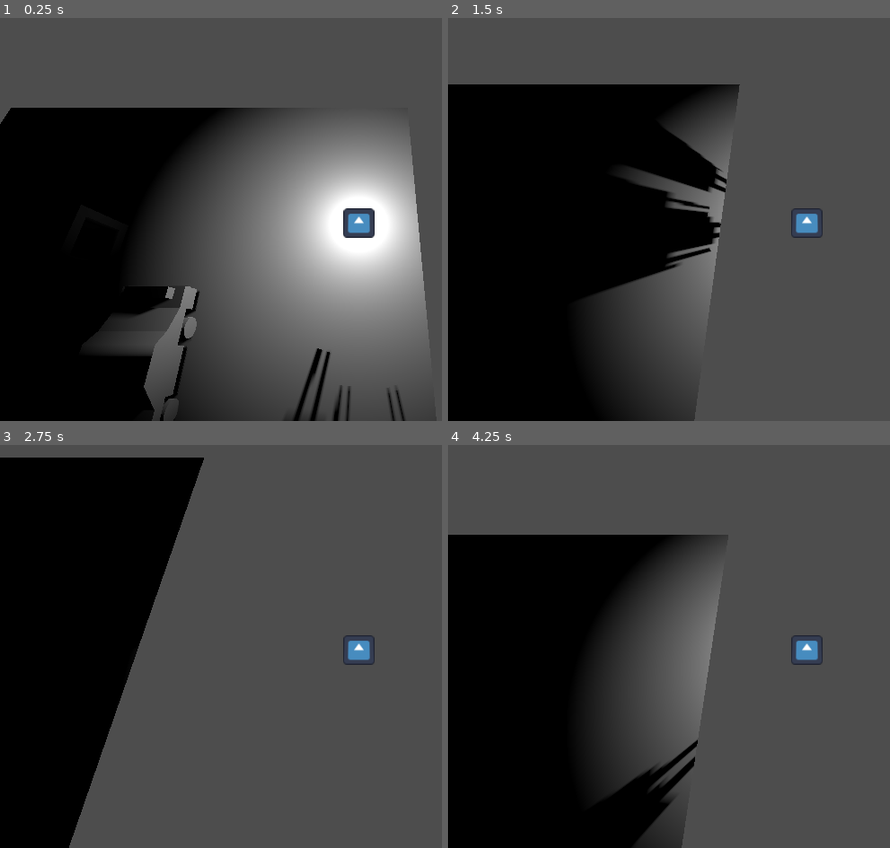
Above: before the commit, frames 1-4 (two rows, left to right).
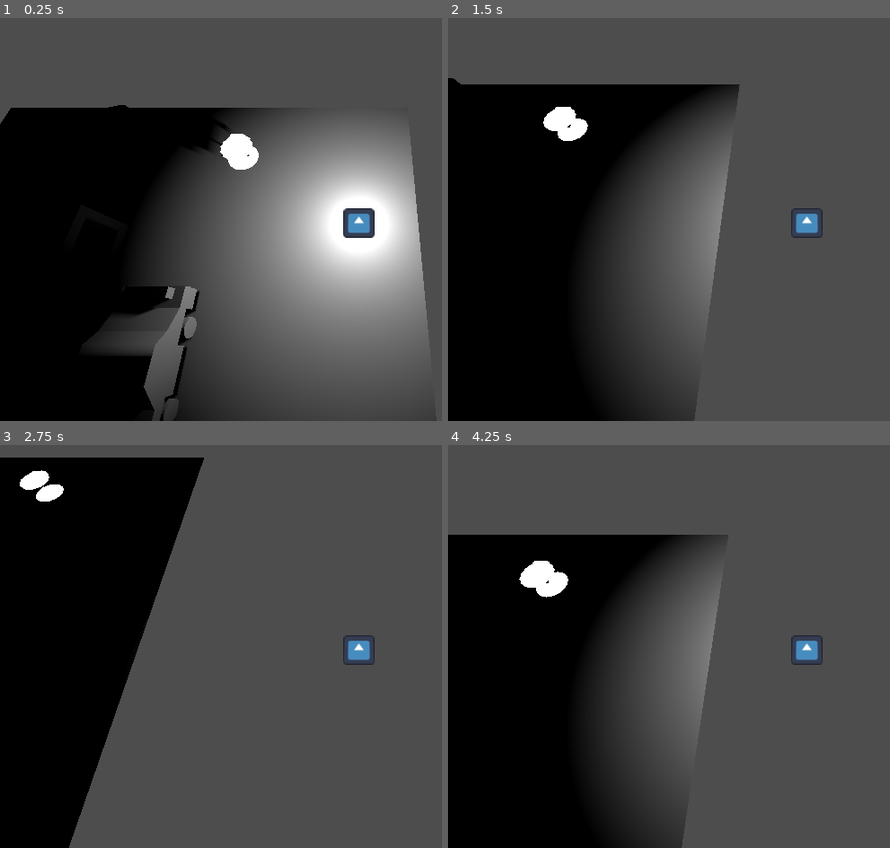
Above: after the commit, the same moments.

Repository: lekaii/Game-project-3
Game: Godot game, scene res://Mainscene.tscn
Same seed, same stepped clock (60 frames per second), same inputs: the game is played once before the commit and once after it. The engine's default icon, where the game draws it, is replaced by a stand-in: a white triangle on a blue panel in a dark square.
Inputs:
- Up to frame 1 (0.25 s): no input
- Up to frame 2 (1.5 s): hold D (move_right) 0.53-1.28 s; hold S (move_down) from 1.28 s (still down)
- Up to frame 3 (2.75 s): release S (move_down) at 2.03 s; hold D (move_right) from 2.03 s (still down)
- Up to frame 4 (4.25 s): release D (move_right) at 2.78 s; hold W (move_up) 2.78-3.53 s; hold A (move_left) from 3.53 s (still down)

The runs differ from the first frame. In frame 1, 1.4% of the frame differs, in the area x 24-92%, y 21-100%; in frame 2, 7.5%, in the area x 0-64%, y 14-69%; in frame 3, 0.4%; in frame 4, 2.4%.

Commit message:
Added a tree and table to main scene. Also push test.

Diff:
--- a/Mainscene.tscn
+++ b/Mainscene.tscn
@@ -7,6 +7,8 @@
 [ext_resource type="PackedScene" uid="uid://6crpla3gpec" path="res://Free 3D Modular Game Assets For Prototyping/Sample 3/Sample 3.fbx" id="5_7bgwg"]
 [ext_resource type="PackedScene" uid="uid://ber13no23304s" path="res://ghost.tscn" id="6_eacfm"]
 [ext_resource type="PackedScene" uid="uid://cg6r87uj1fr1q" path="res://drowned_man.tscn" id="7_asxeo"]
+[ext_resource type="PackedScene" uid="uid://sv4mn1xs3wsj" path="res://table.glb" id="8_0ih8o"]
+[ext_resource type="PackedScene" uid="uid://b6k0lspcg8whm" path="res://tree.glb" id="9_gkbv1"]
 
 [node name="Node3D" type="Node3D"]
 
@@ -39,21 +41,34 @@
 
 [node name="Ghost" parent="." instance=ExtResource("6_eacfm")]
 transform = Transform3D(0.08, 0, 0, 0, 0.08, 0, 0, 0, 0.08, 0.99831, 0, 8.56802)
+visible = false
 
 [node name="Ghost2" parent="." instance=ExtResource("6_eacfm")]
 transform = Transform3D(0.08, 0, 0, 0, 0.08, 0, 0, 0, 0.08, 2.65906, 9.53674e-07, 12.9244)
+visible = false
 
 [node name="Ghost3" parent="." instance=ExtResource("6_eacfm")]
 transform = Transform3D(0.07, 0, 0, 0, 0.07, 0, 0, 0, 0.07, 1.59191, 0, 9.98833)
+visible = false
 
 [node name="Ghost4" parent="." instance=ExtResource("6_eacfm")]
 transform = Transform3D(0.07, 0, 0, 0, 0.07, 0, 0, 0, 0.07, 4.11132, 0, 10.5881)
+visible = false
 
 [node name="Ghost5" parent="." instance=ExtResource("6_eacfm")]
 transform = Transform3D(0.07, 0, 0, 0, 0.07, 0, 0, 0, 0.07, 4.22757, 6.67572e-08, 13.0381)
+visible = false
 
 [node name="Ghost6" parent="." instance=ExtResource("6_eacfm")]
 transform = Transform3D(0.07, 0, 0, 0, 0.07, 0, 0, 0, 0.07, 7.03545, 0, 10.6875)
+visible = false
 
 [node name="DrownedMan" parent="." instance=ExtResource("7_asxeo")]
 transform = Transform3D(0.08, 0, 0, 0, 0.08, 0, 0, 0, 0.08, -11.8287, 0, 4.6985)
+visible = false
+
+[node name="table" parent="." instance=ExtResource("8_0ih8o")]
+transform = Transform3D(0.7, 0, 0, 0, 0.7, 0, 0, 0, 0.7, -2.95499, 0.0310408, -0.944022)
+
+[node name="tree" parent="." instance=ExtResource("9_gkbv1")]
+transform = Transform3D(0.1, 0, 0, 0, 0.1, 0, 0, 0, 0.1, -8.25135, -9.53674e-07, -1.63273)
Not shown: 1 places in Mainscene.tscn that only renumber resources
Binary file added: table.glb
Not shown, added: table.glb.import
Binary file added: tree.glb
Not shown, added: tree.glb.import
Binary file added: tree_colour.png
Not shown, added: tree_colour.png.import
Not shown, changed: .gitignore
